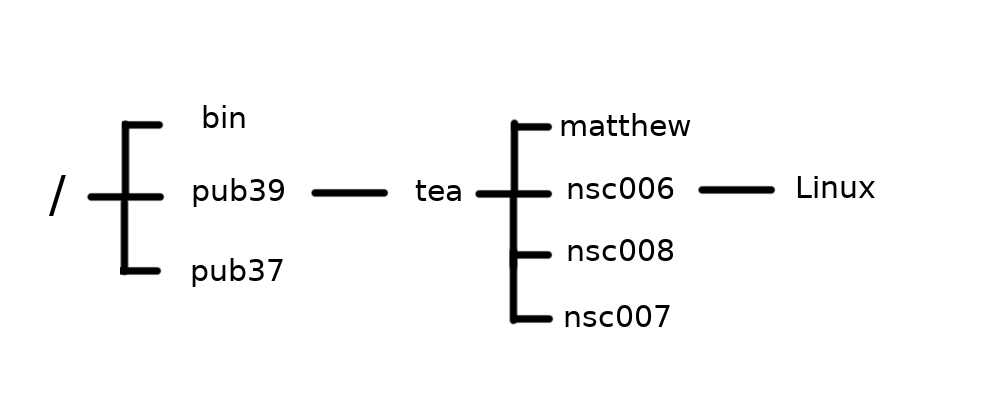
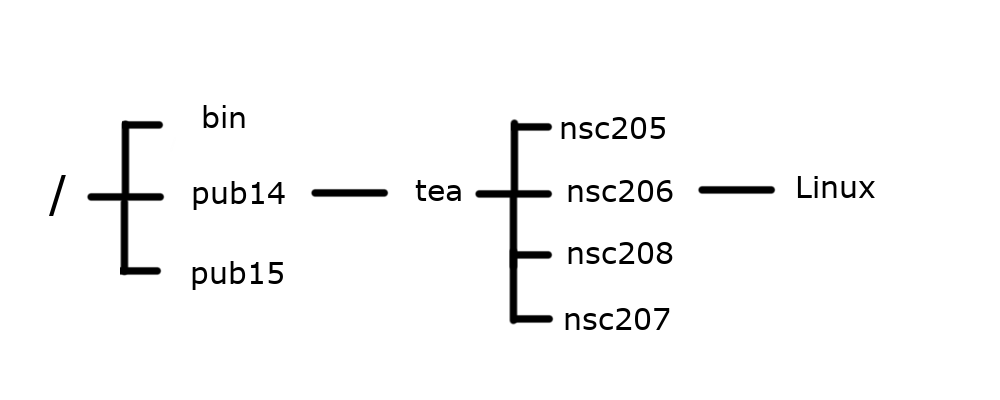
The second 1000 x 400 image is a revision of the first. Changes to its layers:
renamed "matthew" to "nsc205", painted on it over [561, 113, 691, 139]
renamed "pub37" to "pub15", painted on it over [192, 258, 283, 290]
renamed "pub39" to "pub14", painted on it over [193, 178, 285, 210]
renamed "nsc007" to "nsc207", painted on it over [565, 305, 670, 330]
renamed "nsc008" to "nsc208", painted on it over [568, 239, 673, 264]
renamed "nsc006" to "nsc206", painted on it over [568, 177, 674, 202]
